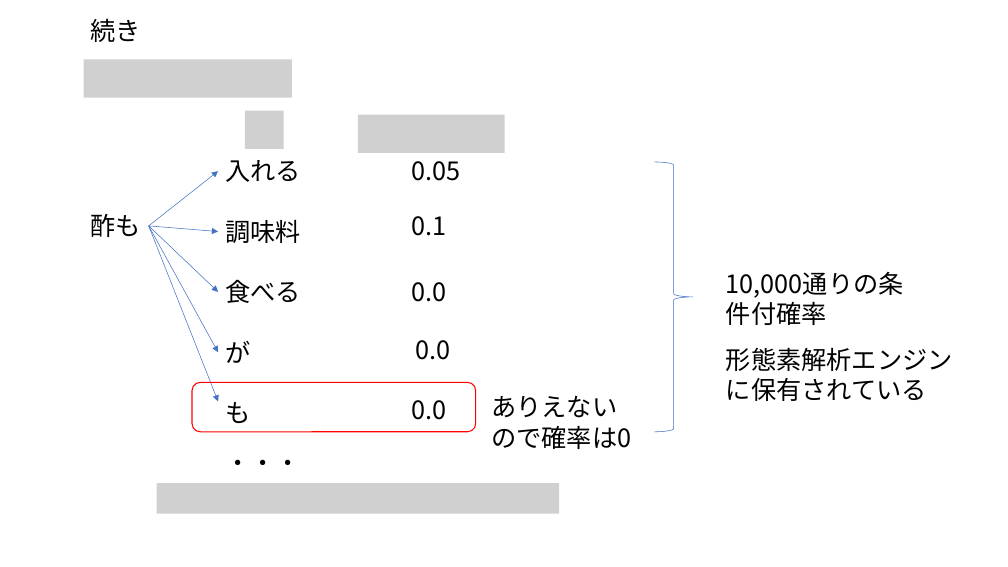
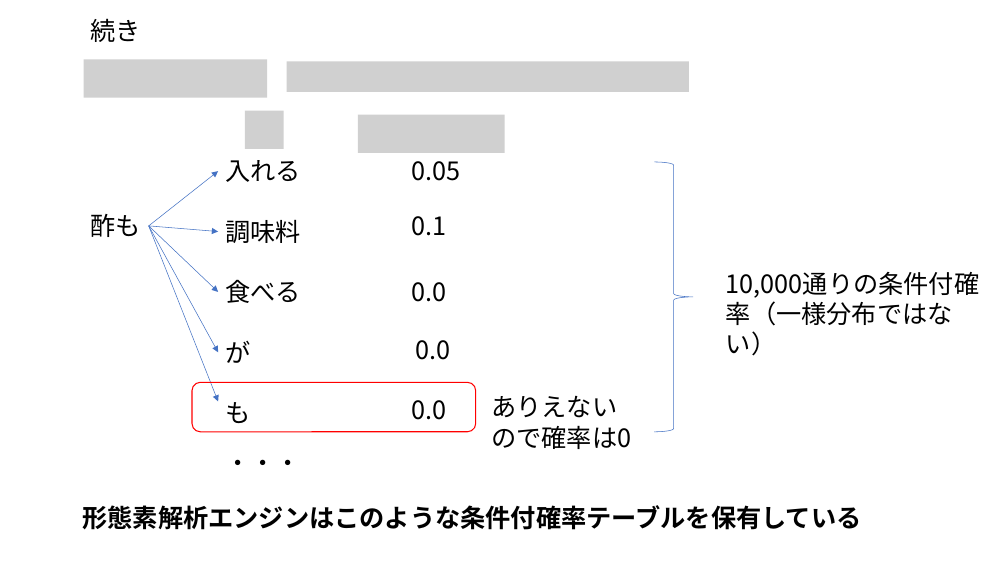
Before and after one commit to ueharaLab/NLP_2-tokenizer, a slide deck: slide 11 of textmining2 tokenizer.pptx. Drawn at 1008x567 pixels with LibreOffice and Linux fonts; fonts in the diff are those of the drawing; grey boxes stand for pictures. Boxes give left, top, right and bottom in pixels: in the first picture for what was removed or moved away, otherwise in the second. Text is boxed around its words. In the diff, an @@ line names an element or a change of style, - is before the commit and + after.

```diff
--- a/textmining2 tokenizer.pptx
+++ b/textmining2 tokenizer.pptx
@@ picture: place and size @@
-picture at bbox=[84, 59, 292, 98]
+picture at bbox=[84, 59, 268, 98]
@@ picture added at bbox=[287, 61, 689, 91] @@
@@ text at bbox=[726, 272, 979, 356]: text changed @@
-10,000通りの条件付確率
+10,000通りの条件付確率（一様分布ではない）
@@ text at bbox=[83, 505, 862, 530]: text changed; bold on @@
-形態素解析エンジンに保有されている
+形態素解析エンジンはこのような条件付確率テーブルを保有している
@@ picture removed at bbox=[157, 483, 559, 513] @@
```
Also in this commit, not shown: 6 other slides changed, 4 slides added, 1 slide removed, 4 other files.
